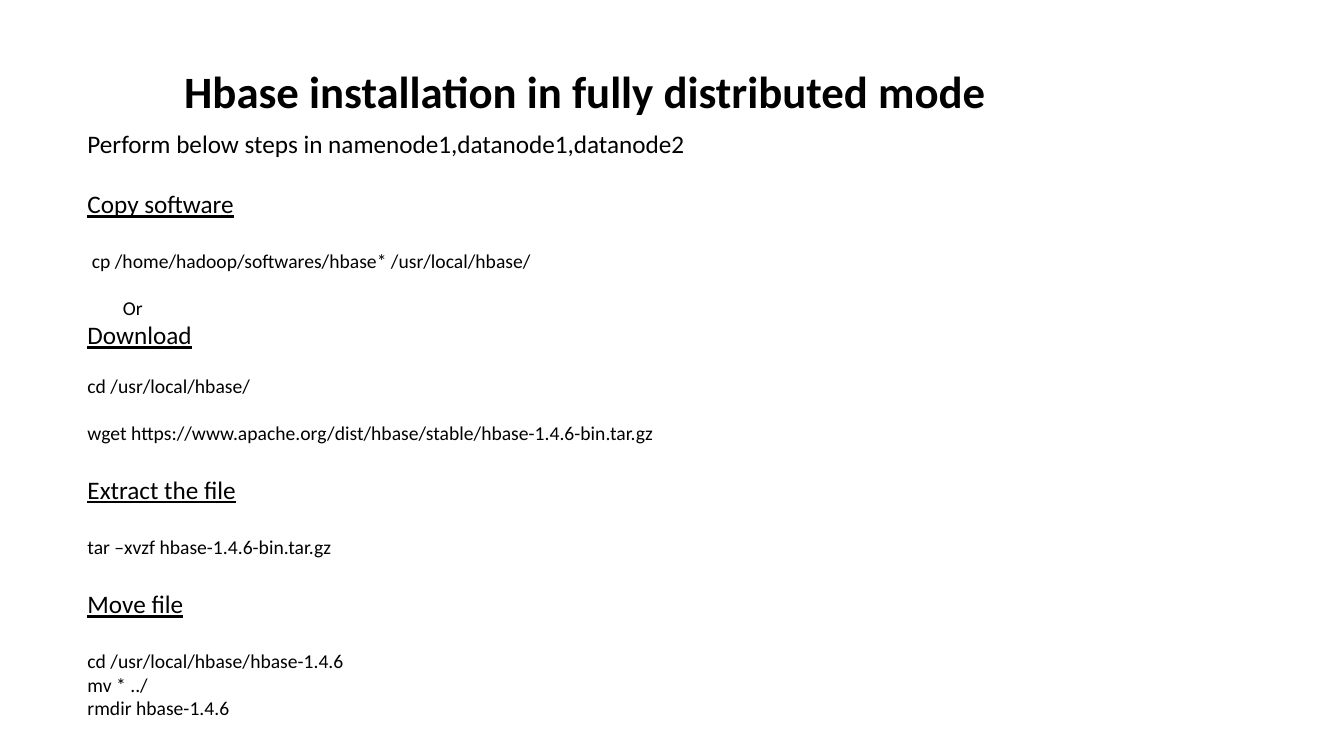
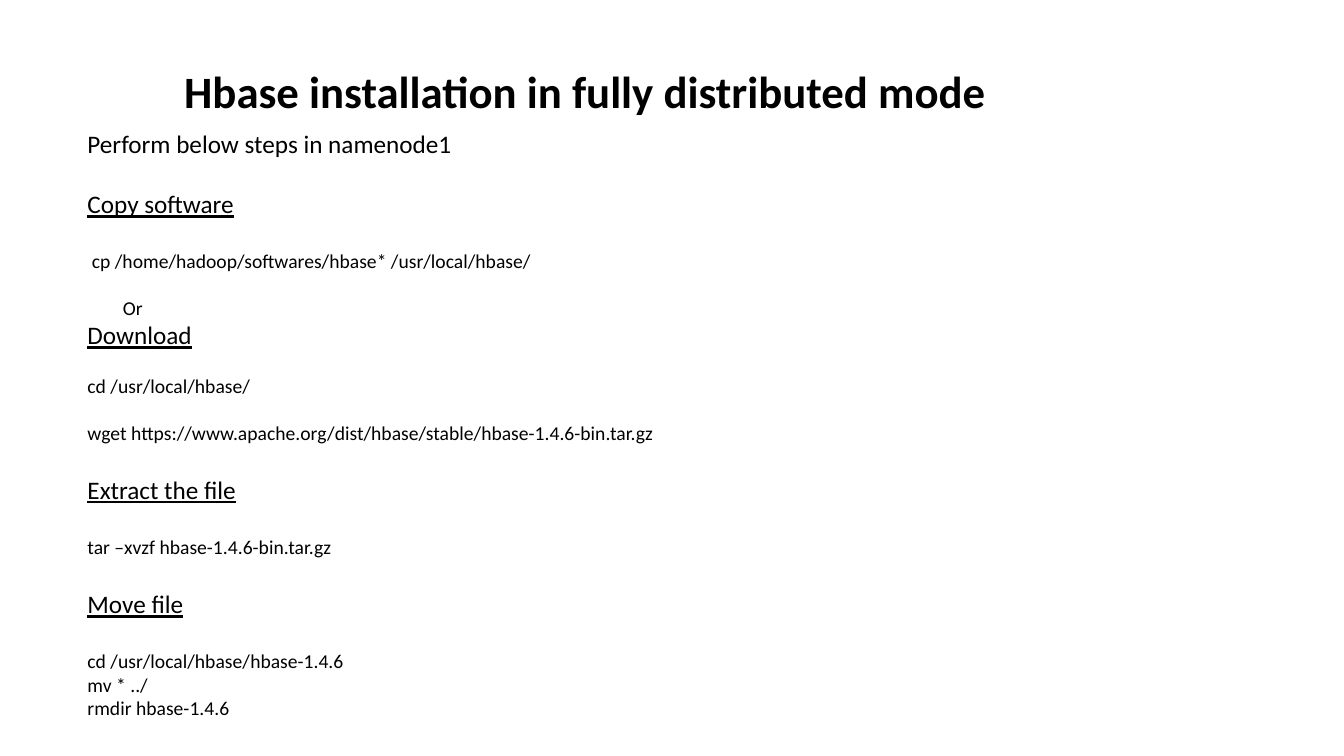
Before and after one commit to aashmishra/Bigdata_ppt, a slide deck: slide 6 of hbase.pptx. Drawn at 1344x756 pixels with LibreOffice and Linux fonts; fonts in the diff are those of the drawing. Boxes give left, top, right and bottom in pixels: in the first picture for what was removed or moved away, otherwise in the second. Text is boxed around its words. In the diff, an @@ line names an element or a change of style, - is before the commit and + after.

```diff
--- a/hbase.pptx
+++ b/hbase.pptx
@@ text at (x1=87, y1=135, x2=451, y2=157): text changed @@
-Perform below steps in namenode1,datanode1,datanode2
+Perform below steps in namenode1
```
Also in this commit, not shown: 5 other slides changed, 5 slides added, 2 slides removed.
